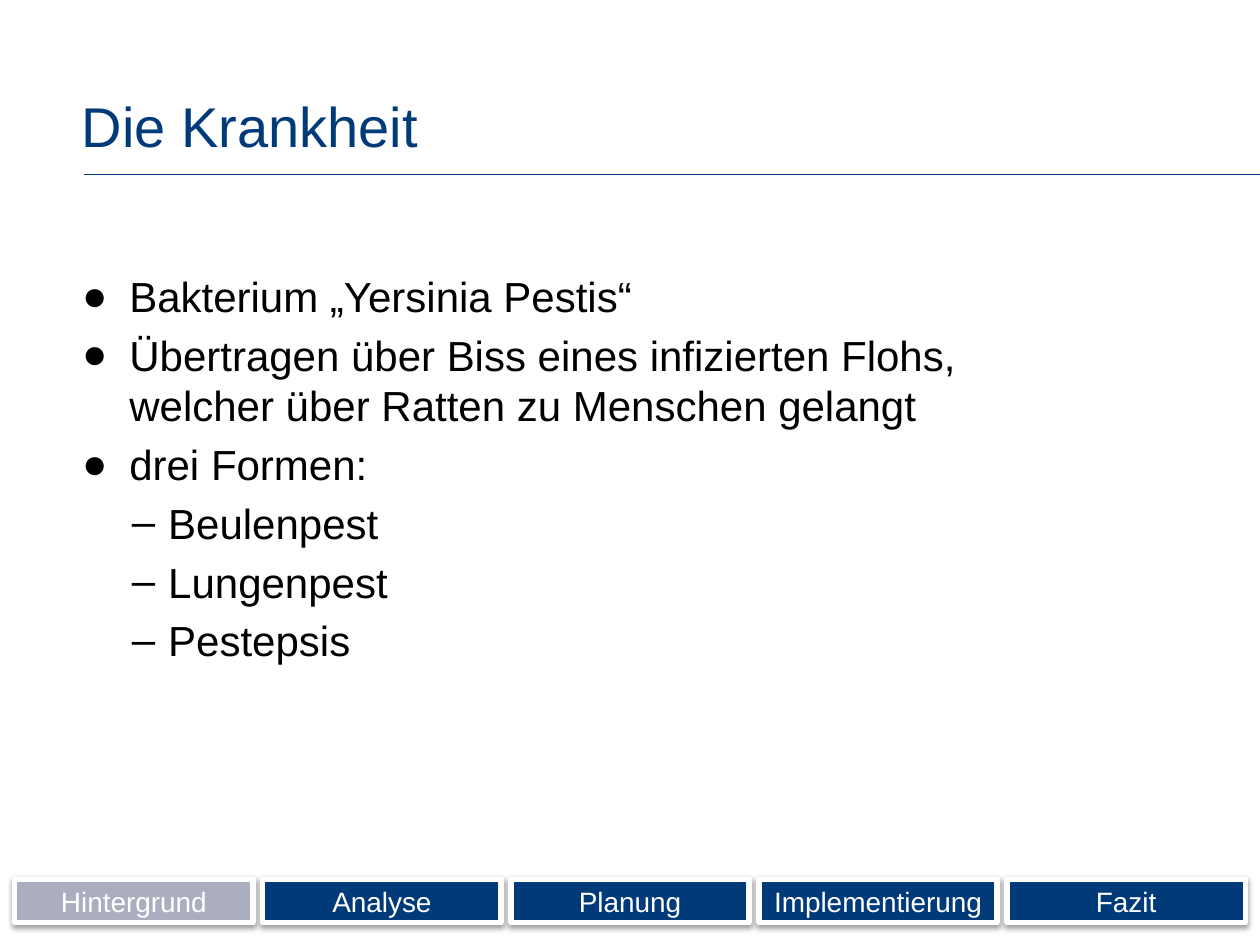
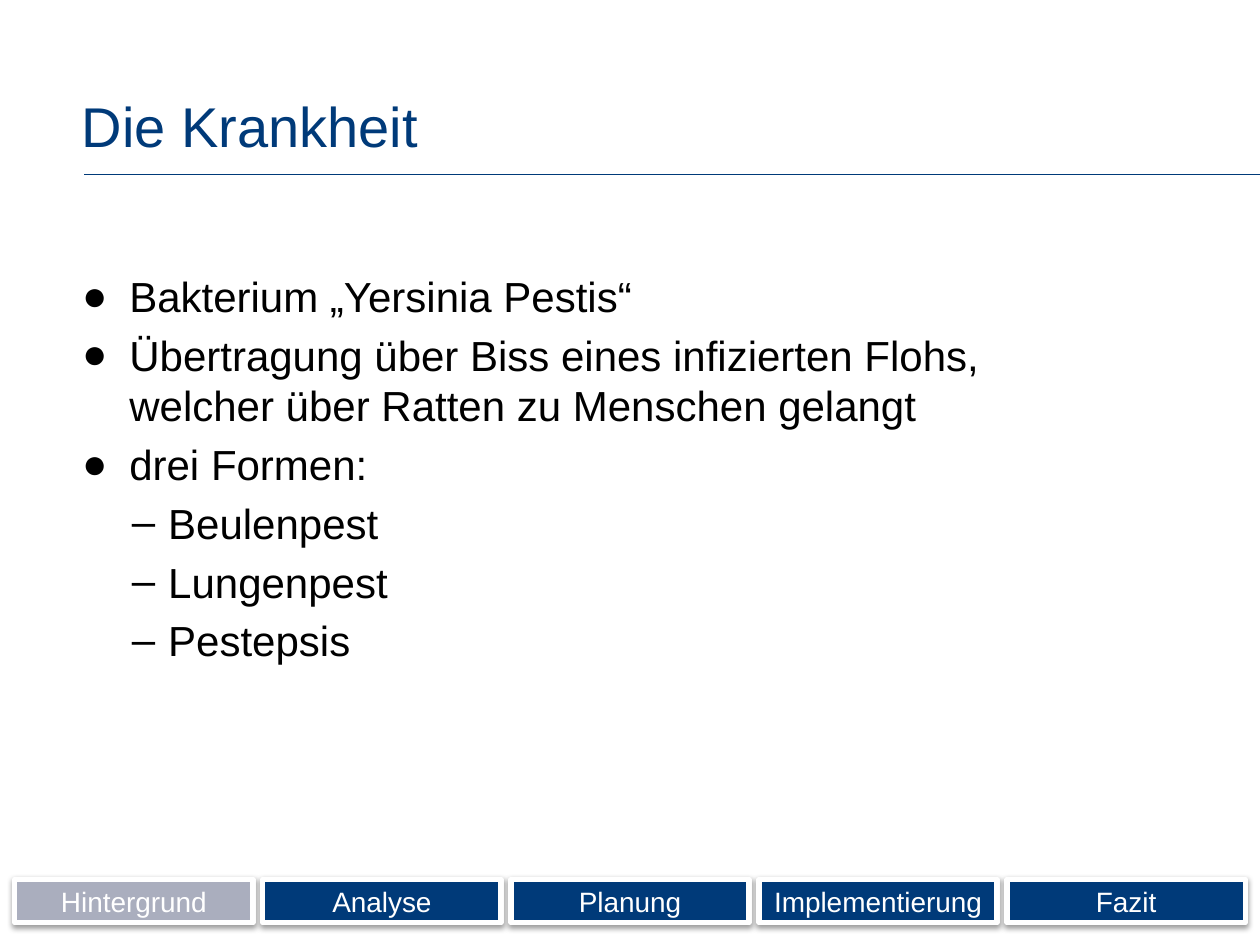
Before and after one commit to Wolle1508/SE-Projekt, a slide deck: slide 4 of Präsentation.pptx. Drawn at 1260x945 pixels with LibreOffice and Linux fonts; fonts in the diff are those of the drawing; background and template pictures are left out. Boxes give left, top, right and bottom in pixels: in the first picture for what was removed or moved away, otherwise in the second. Text is boxed around its words. In the diff, an @@ line names an element or a change of style, - is before the commit and + after.

```diff
--- a/Präsentation.pptx
+++ b/Präsentation.pptx
@@ text at (129, 337, 978, 430): text changed @@
-● Übertragen über Biss eines infizierten Flohs, welcher über Ratten zu Menschen gelangt
+● Übertragung über Biss eines infizierten Flohs, welcher über Ratten zu Menschen gelangt
```
Also in this commit, not shown: 8 other slides changed, 1 other file.
